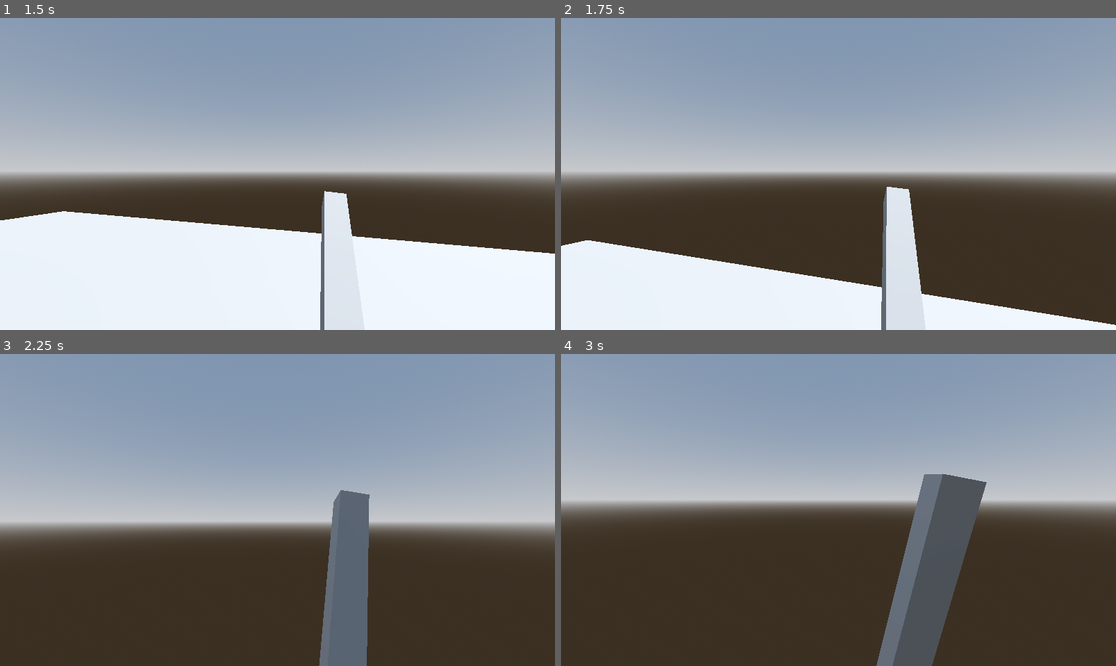
Above: before the commit, frames 1-4 (two rows, left to right).
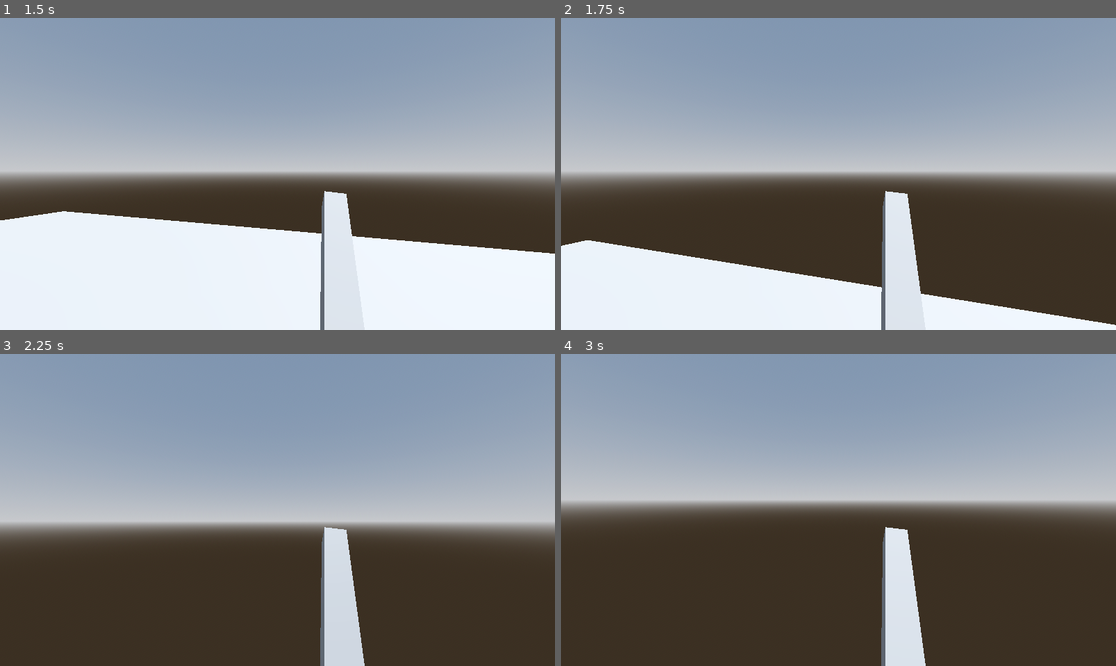
Above: after the commit, the same moments.

Repository: stvnksslr/sandbox-godot-fps
Game: Godot game, scene res://world.tscn
The game is run twice, just before and just after one commit, with the same random seed, the same clock (stepped at 60 frames per second) and the same inputs.
Inputs (mouse positions are in pixels of both pictures, inside the frame that each line leads up to):
- Up to frame 1 (1.5 s): tap Enter (ui_accept) at 0.5, 0.77 s; move the mouse to (305, 174) at 0.52 s; hold W (forward) from 0.53 s (still down); move the mouse to (249, 174) at 1.27 s
- Up to frame 2 (1.75 s): keep holding W (forward); tap Enter (ui_accept) at 1.52 s
- Up to frame 3 (2.25 s): keep holding W (forward); move the mouse to (288, 503) at 2.02 s
- Up to frame 4 (3 s): keep holding W (forward); move the mouse to (832, 516) at 2.77 s

Frame 1 is identical in both runs. In frame 2, 0.2% of the frame differs, in the area x 57-65%, y 54-100%; in frame 3, 4.3%; in frame 4, 7.3%, in the area x 56-77%, y 38-100%.

Commit message:
initial commit

Diff:
--- a/player.tscn
+++ b/player.tscn
@@ -9,7 +9,6 @@
 [sub_resource type="Animation" id="Animation_lu1u4"]
 resource_name = "idle"
 length = 3.0
-loop_mode = 1
 tracks/0/type = "value"
 tracks/0/imported = false
 tracks/0/enabled = true
@@ -86,9 +85,13 @@
 "values": [Vector3(0.15708, 0, -0.185005)]
 }
 
+[sub_resource type="Animation" id="Animation_6liqn"]
+resource_name = "attack"
+
 [sub_resource type="AnimationLibrary" id="AnimationLibrary_dn1eg"]
 _data = {
 "RESET": SubResource("Animation_c3hgv"),
+"attack": SubResource("Animation_6liqn"),
 "idle": SubResource("Animation_lu1u4")
 }
 
Not shown: 1 places in player.tscn that only renumber resources
